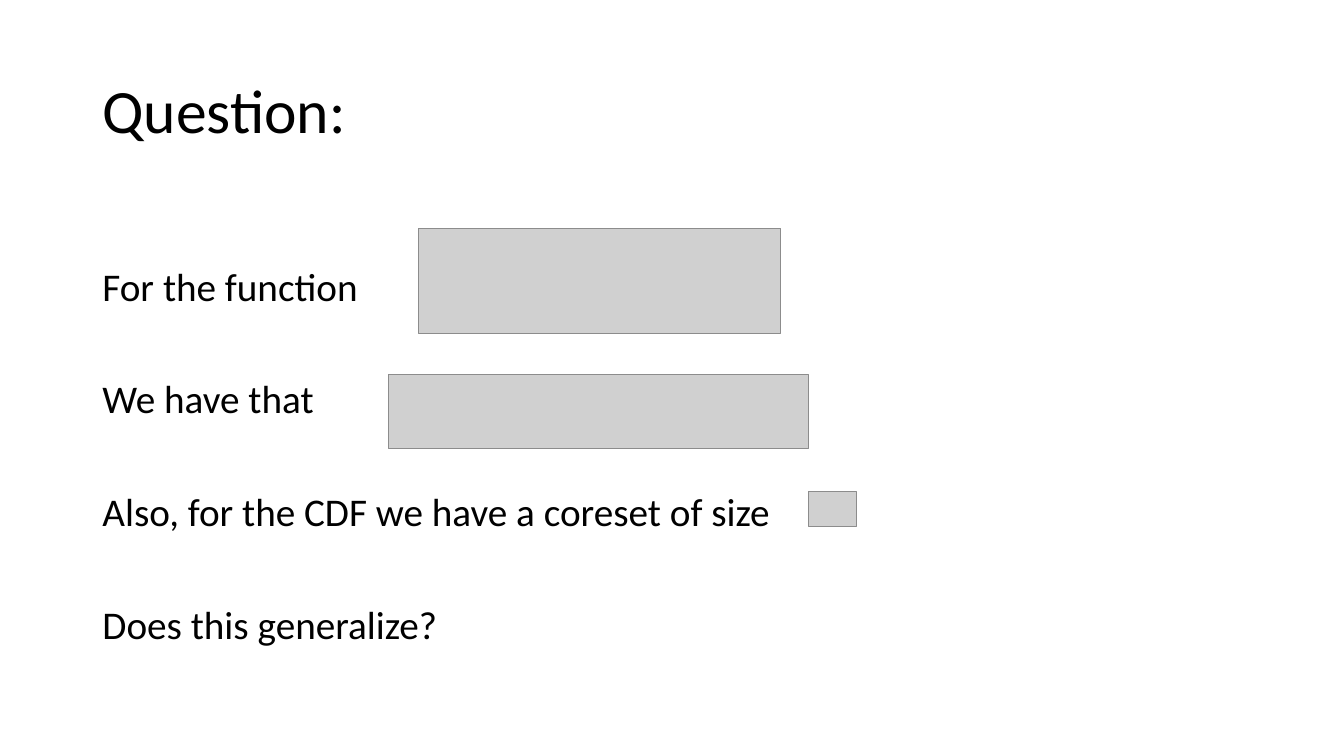
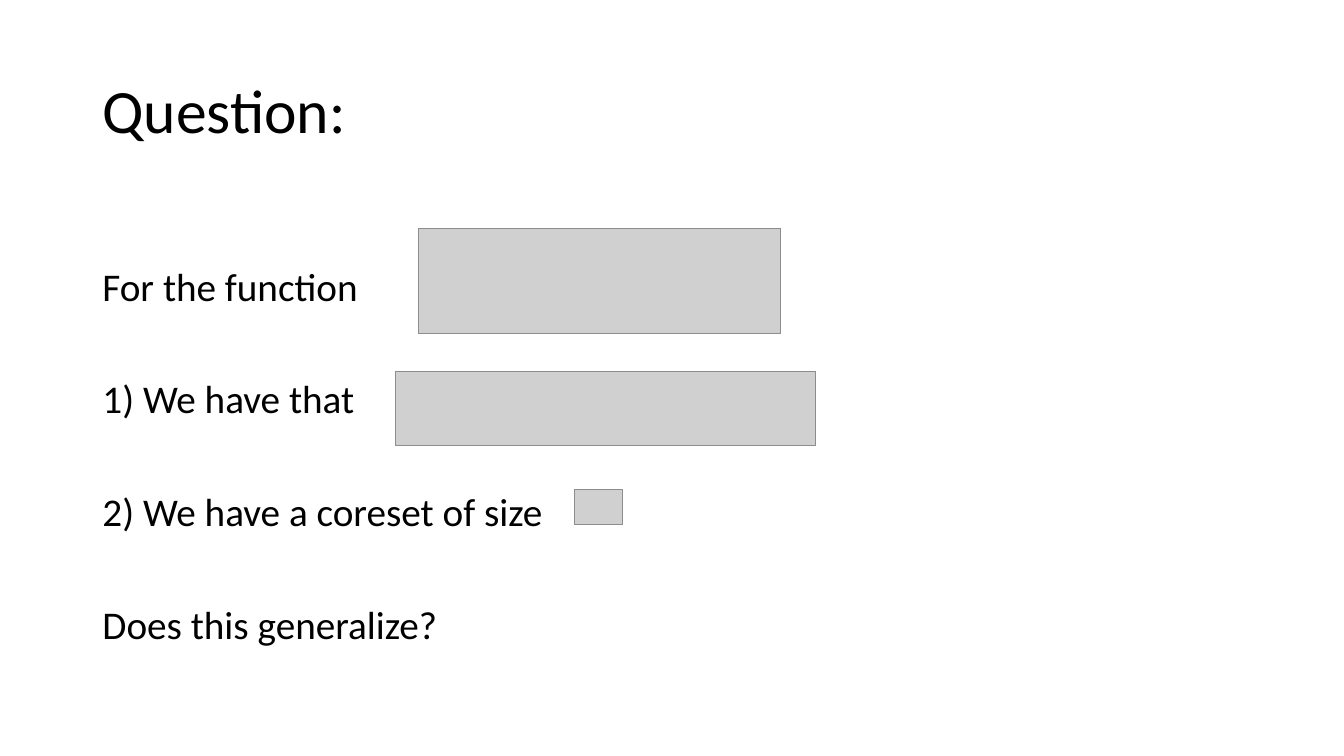
Before and after one commit to zkarnin/density_sketch, a slide deck: slide 10 of presentation.pptx (slide 9 before the commit). Drawn at 1344x756 pixels with LibreOffice and Linux fonts; fonts in the diff are those of the drawing; grey boxes stand for pictures. Boxes give left, top, right and bottom in pixels: in the first picture for what was removed or moved away, otherwise in the second. Text is boxed around its words. In the diff, an @@ line names an element or a change of style, - is before the commit and + after.

```diff
--- a/presentation.pptx
+++ b/presentation.pptx
@@ text at <box>102,384,542,531</box>: text changed @@
-We have that
-Also, for the CDF we have a coreset of size
+1) We have that
+2) We have a coreset of size
@@ picture: place and size @@
-picture at <box>388,375,809,450</box>
+picture at <box>396,372,817,447</box>
@@ picture: place and size @@
-picture at <box>809,491,856,526</box>
+picture at <box>575,490,622,525</box>
```
Also in this commit, not shown: 11 other slides changed, 7 slides added, 3 slides removed.
